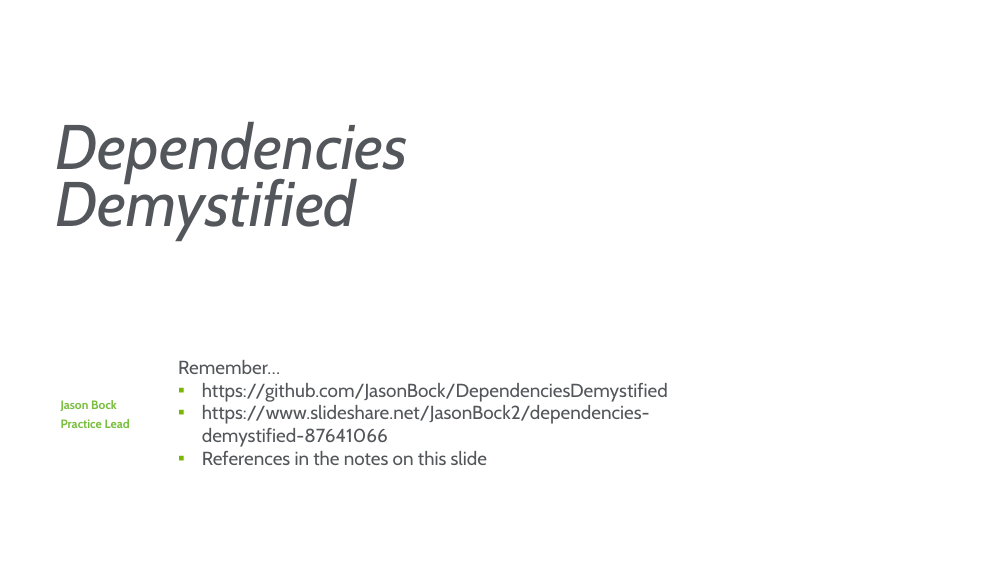
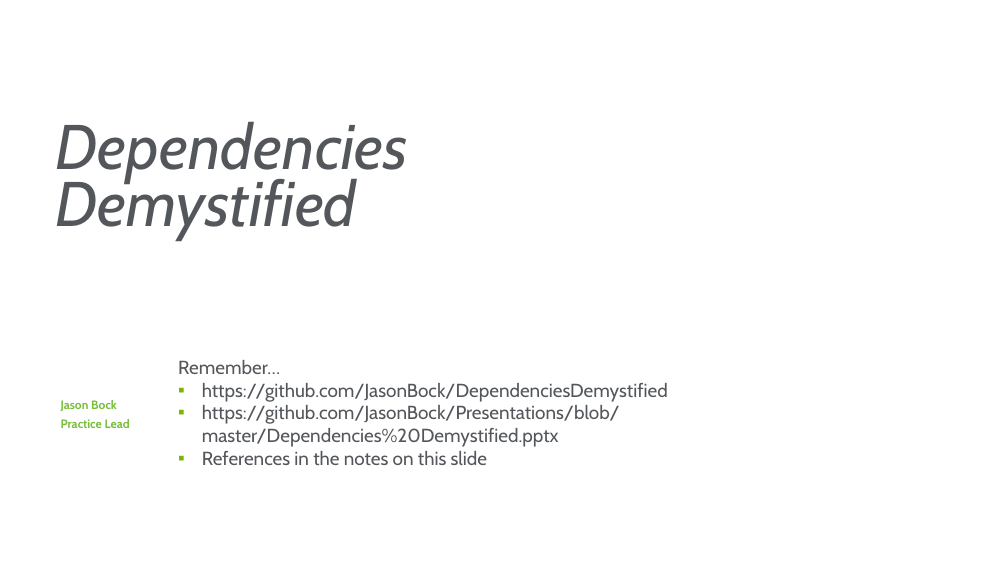
Before and after one commit to JasonBock/Presentations, a slide deck: slide 44 of Dependencies Demystified.pptx (slide 45 before the commit). Drawn at 1008x567 pixels with LibreOffice and Linux fonts; fonts in the diff are those of the drawing; background and template pictures are left out. Boxes give left, top, right and bottom in pixels: in the first picture for what was removed or moved away, otherwise in the second. Text is boxed around its words. In the diff, an @@ line names an element or a change of style, - is before the commit and + after.

```diff
--- a/Dependencies Demystified.pptx
+++ b/Dependencies Demystified.pptx
@@ text at [202, 405, 620, 447]: text changed @@
-▪ https://www.slideshare.net/JasonBock2/dependencies-demystified-87641066
+▪ https://github.com/JasonBock/Presentations/blob/master/Dependencies%20Demystified.pptx
```
Also in this commit, not shown: 2 other slides changed, 1 slide removed.
